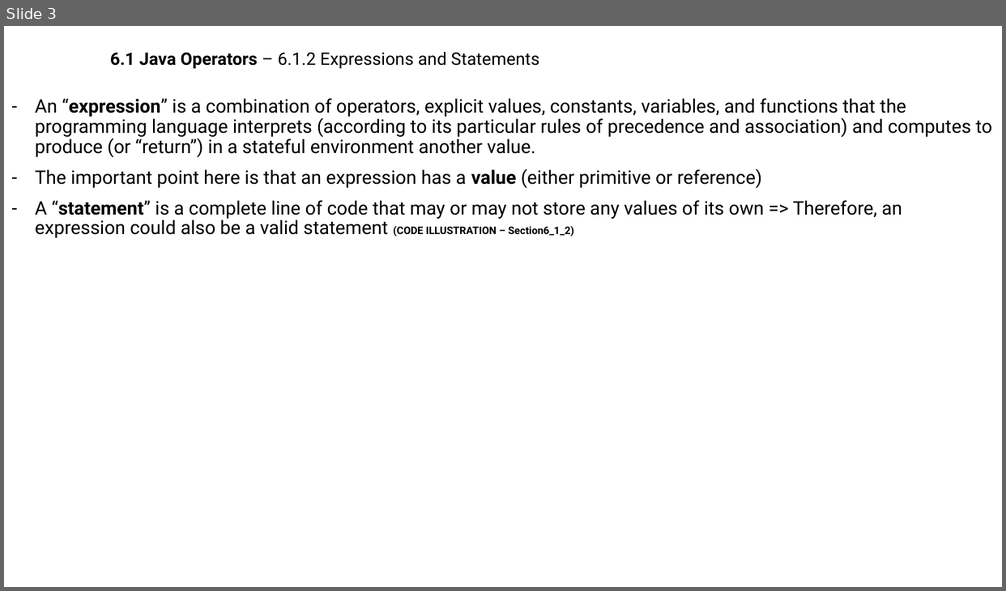
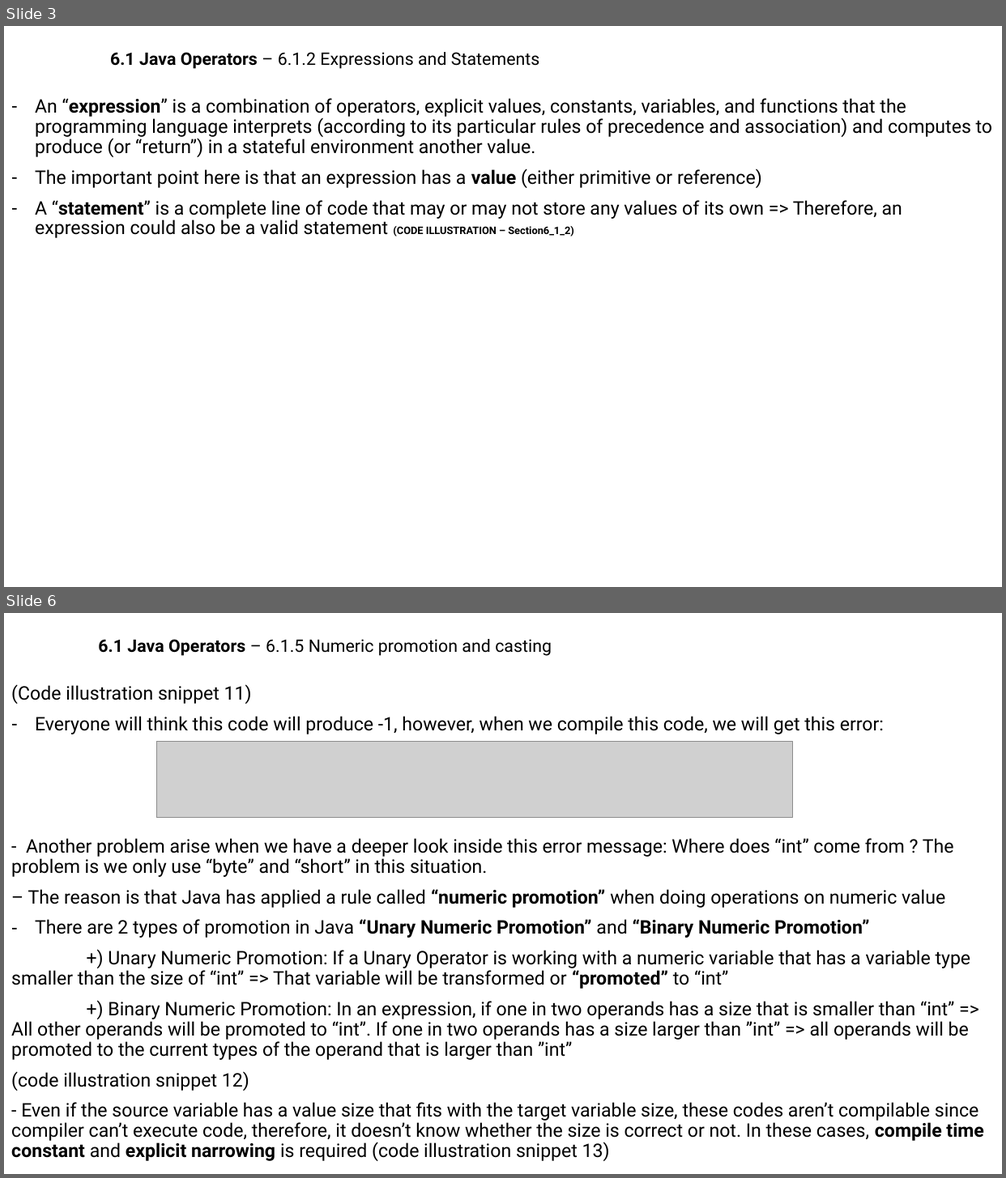
Before and after one commit to MaiDinhVinh/CS-Java, a slide deck: Java SE 8 Teaching Material/Chapter 6 - Working with Java Operators.pptx. Shown one above the other, each under a label of ours: slide 3 before the commit, slides 3 and 6 after it; the slides between them are not shown. The pictures are 1006x591 and 1006x1178 pixels, drawn with LibreOffice and Linux fonts; fonts in the diff are those of the drawing; grey boxes stand for pictures. Boxes give left, top, right and bottom in pixels: in the first picture for what was removed or moved away, otherwise in the second. Text is boxed around its words. In the diff, an @@ line names an element or a change of style, - is before the commit and + after.

```diff
--- a/Java SE 8 Teaching Material/Chapter 6 - Working with Java Operators.pptx
+++ b/Java SE 8 Teaching Material/Chapter 6 - Working with Java Operators.pptx
@@ slide 6 added at [4,613,1002,1174], background #FFFFFF @@
@@ subtitle added at [98,639,552,656], 16.6 pt, text #000000 @@
+6.1 Java Operators – 6.1.5 Numeric promotion and casting
@@ text added at [11,684,983,1161], 18 pt, text #000000 @@
+(Code illustration snippet 11)
+– Everyone will think this code will produce -1, however, when we compile this code, we will get this error:
+- Another problem arise when we have a deeper look inside this error message: Where does “int” come from ? The problem is we only use “byte” and “short” in this situation.
+– The reason is that Java has applied a rule called “numeric promotion” when doing operations on numeric value
+– There are 2 types of promotion in Java “Unary Numeric Promotion” and “Binary Numeric Promotion”
++) Unary Numeric Promotion: If a Unary Operator is working with a numeric variable that has a variable type smaller than the size of “int” => That variable will be transformed or “promoted” to “int”
++) Binary Numeric Promotion: In an expression, if one in two operands has a size that is smaller than “int” => All other operands will be promoted to “int”. If one in two operands has a size larger than ”int” => all operands will be promoted to the current types of the operand that is larger than ”int”
+(code illustration snippet 12)
+- Even if the source variable has a value size that fits with the target variable size, these codes aren’t compilable since compiler can’t execute code, therefore, it doesn’t know whether the size is correct or not. In these cases, compile time constant and explicit narrowing is required (code illustration snippet 13)
@@ picture added at [157,741,793,818] @@
```
Also in this commit, not shown: 2 other slides added.
